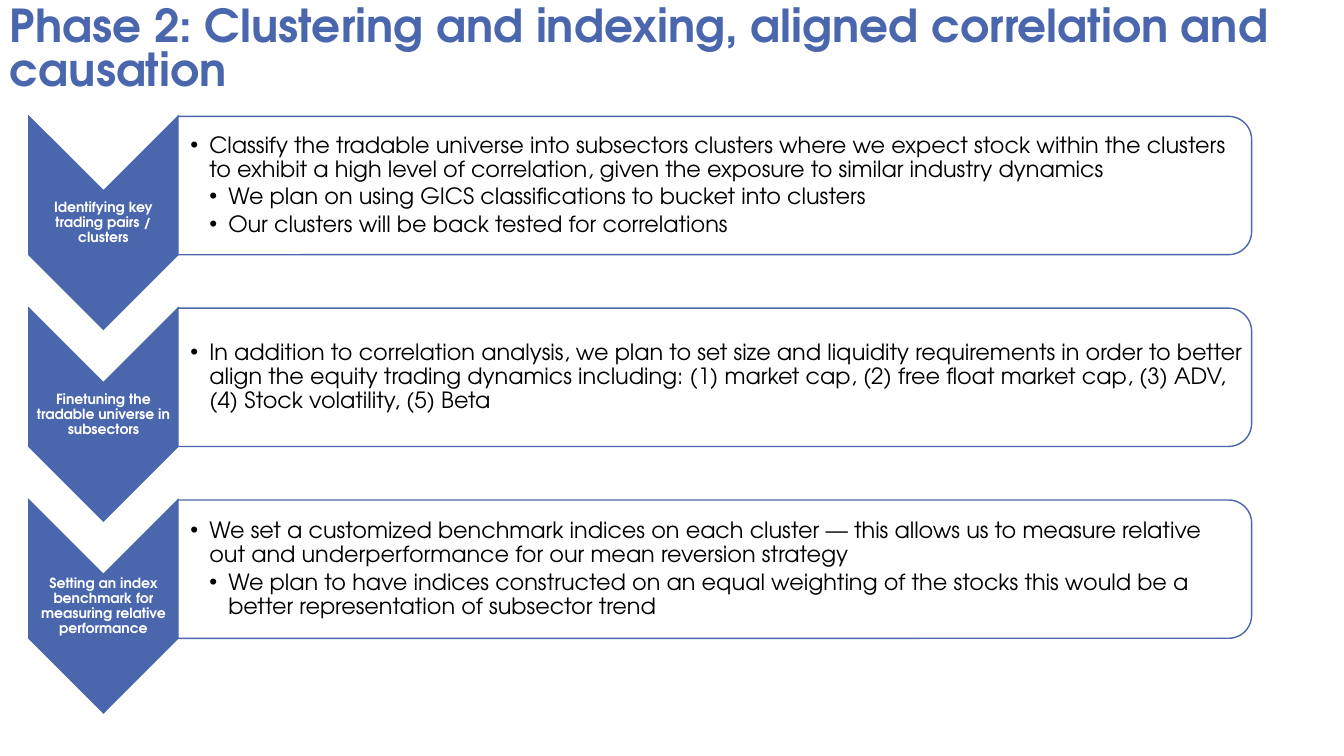
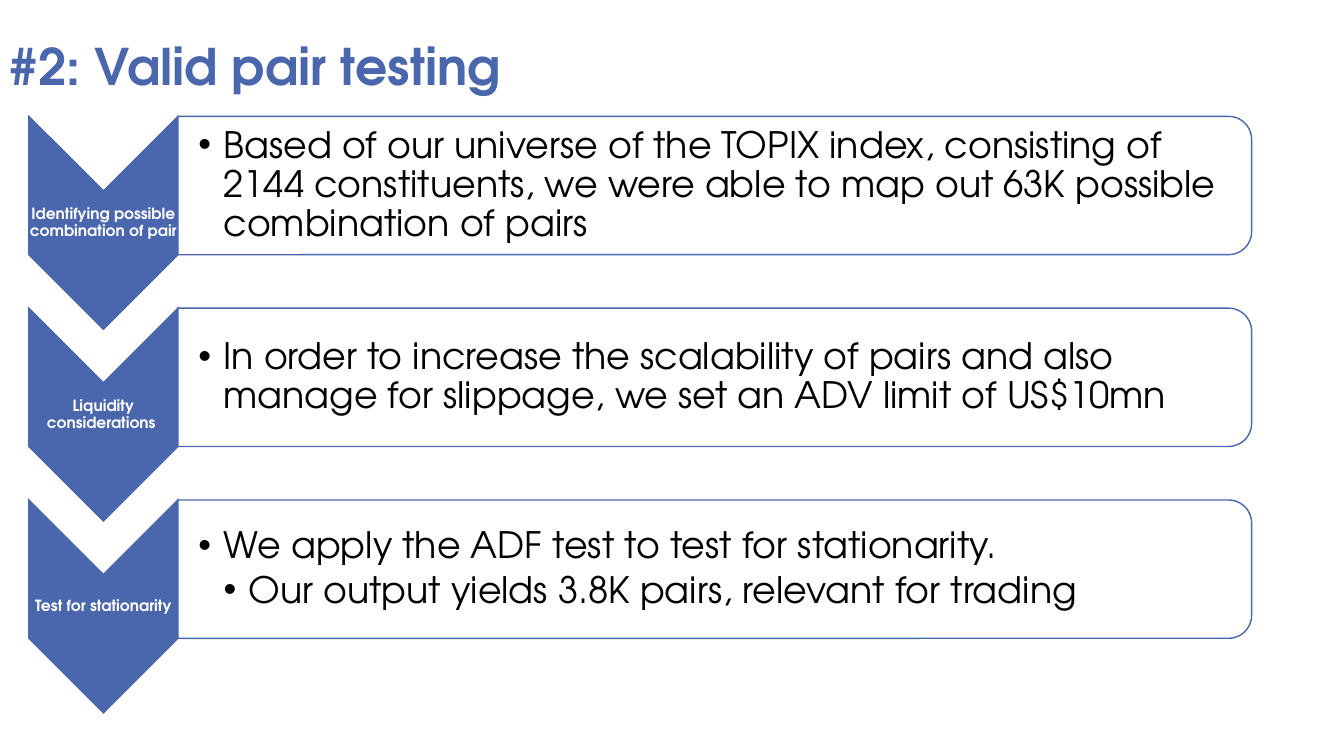
Before and after one commit to HHH0808/SMU-QTS, a slide deck: slide 5 of QTS project presentation.pptx. Drawn at 1344x756 pixels with LibreOffice and Linux fonts; fonts in the diff are those of the drawing; background and template pictures are left out. Boxes give left, top, right and bottom in pixels: in the first picture for what was removed or moved away, otherwise in the second. Text is boxed around its words. In the diff, an @@ line names an element or a change of style, - is before the commit and + after.

```diff
--- a/QTS project presentation.pptx
+++ b/QTS project presentation.pptx
@@ title at box(10, 46, 501, 96): text changed; size 32.4 to 36 pt @@
-Phase 2: Clustering and indexing, aligned correlation and causation
+#2: Valid pair testing
@@ text at box(224, 130, 1216, 243): text changed; size 16 to 26 pt @@
-  • Classify the tradable universe into subsectors clusters where we expect stock within the clusters to exhibit a high level of correlation, given the exposure to similar industry dynamics
-    • We plan on using GICS classifications to bucket into clusters
-    • Our clusters will be back tested for correlations
+  • Based of our universe of the TOPIX index, consisting of 2144 constituents, we were able to map out 63K possible combination of pairs
@@ text at box(30, 207, 177, 239): text changed; size 10 to 11 pt @@
-Identifying key trading pairs / clusters
+Identifying possible combination of pair
@@ text at box(224, 342, 1166, 416): text changed; size 16 to 26 pt @@
-  • In addition to correlation analysis, we plan to set size and liquidity requirements in order to better align the equity trading dynamics including: (1) market cap, (2) free float market cap, (3) ADV, (4) Stock volatility, (5) Beta
+  • In order to increase the scalability of pairs and also manage for slippage, we set an ADV limit of US$10mn
@@ text at box(47, 399, 156, 428): text changed; size 10 to 11 pt @@
-Finetuning the tradable universe in subsectors
+Liquidity considerations
@@ text at box(224, 531, 1077, 611): text changed; size 16 to 26 pt @@
-  • We set a customized benchmark indices on each cluster — this allows us to measure relative out and underperformance for our mean reversion strategy
-    • We plan to have indices constructed on an equal weighting of the stocks this would be a better representation of subsector trend
+  • We apply the ADF test to test for stationarity.
+    • Our output yields 3.8K pairs, relevant for trading
@@ text at box(35, 599, 171, 614): text changed; size 10 to 11 pt @@
-Setting an index benchmark for measuring relative performance
+Test for stationarity
```
Also in this commit, not shown: 4 other slides changed, 7 slides added, 5 slides removed.
